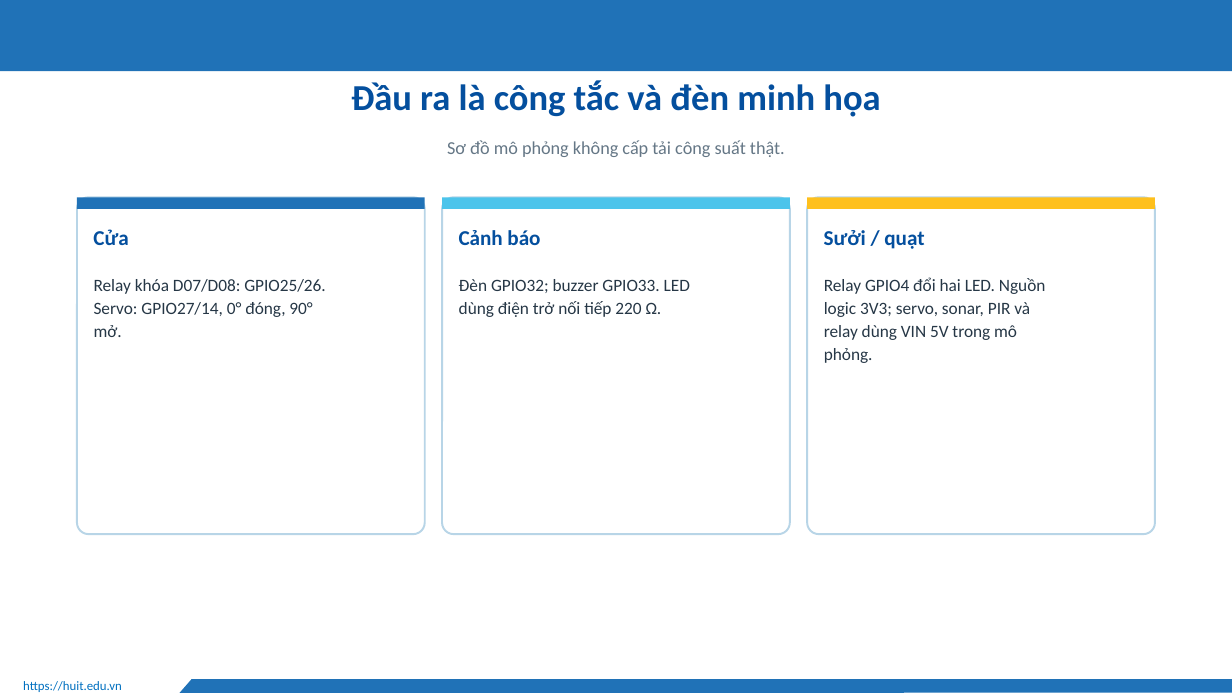
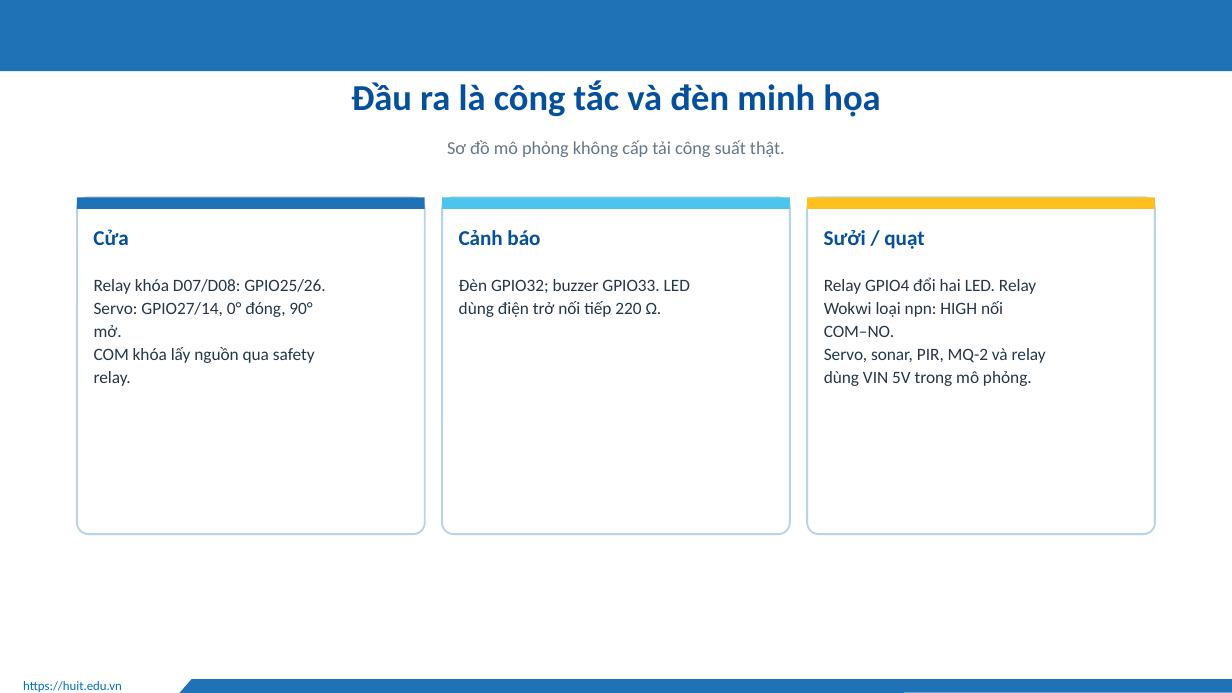
Before and after one commit to Huuloc123456/khoguard-iot, a slide deck: slide 12 of docs/slides/KhoGuard-thuyet-trinh.pptx (slide 11 before the commit). Drawn at 1232x693 pixels with LibreOffice and Linux fonts; fonts in the diff are those of the drawing; background and template pictures are left out. Boxes give left, top, right and bottom in pixels: in the first picture for what was removed or moved away, otherwise in the second. Text is boxed around its words. In the diff, an @@ line names an element or a change of style, - is before the commit and + after.

```diff
--- a/docs/slides/KhoGuard-thuyet-trinh.pptx
+++ b/docs/slides/KhoGuard-thuyet-trinh.pptx
@@ text at (x1=94, y1=279, x2=325, y2=386): text changed @@
-Relay khóa D07/D08: GPIO25/26.
-Servo: GPIO27/14, 0° đóng, 90°
-mở.
+Relay khóa D07/D08: GPIO25/26.
+Servo: GPIO27/14, 0° đóng, 90° mở.
+COM khóa lấy nguồn qua safety relay.
@@ text at (x1=824, y1=277, x2=1046, y2=386): text changed @@
-Relay GPIO4 đổi hai LED. Nguồn
-logic 3V3; servo, sonar, PIR và
-relay dùng VIN 5V trong mô
-phỏng.
+Relay GPIO4 đổi hai LED. Relay
+Wokwi loại npn: HIGH nối COM–NO.
+Servo, sonar, PIR, MQ-2 và relay
+dùng VIN 5V trong mô phỏng.
```
Also in this commit, not shown: 17 other slides changed, 4 slides added, 7 other files.
